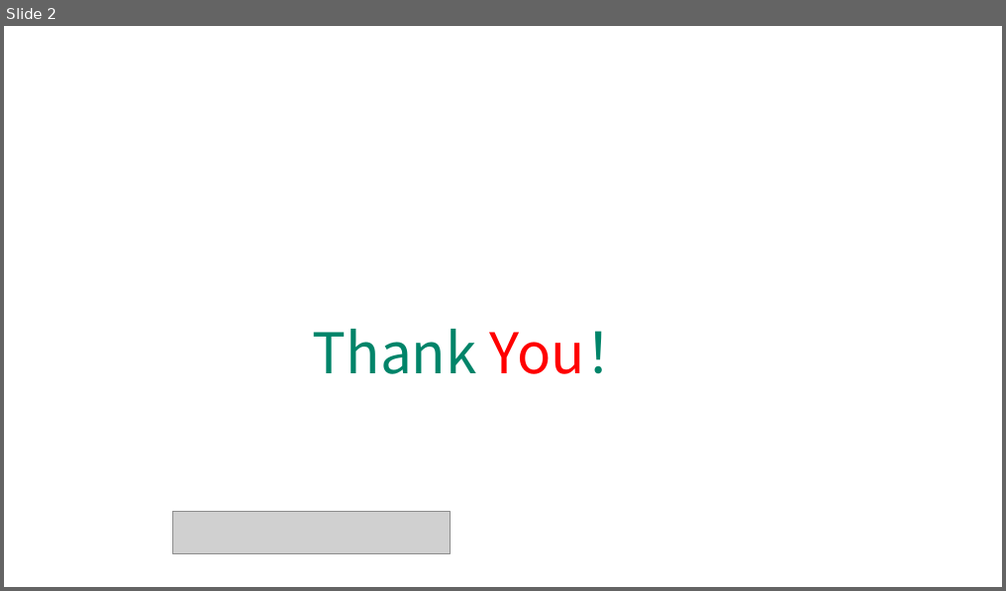
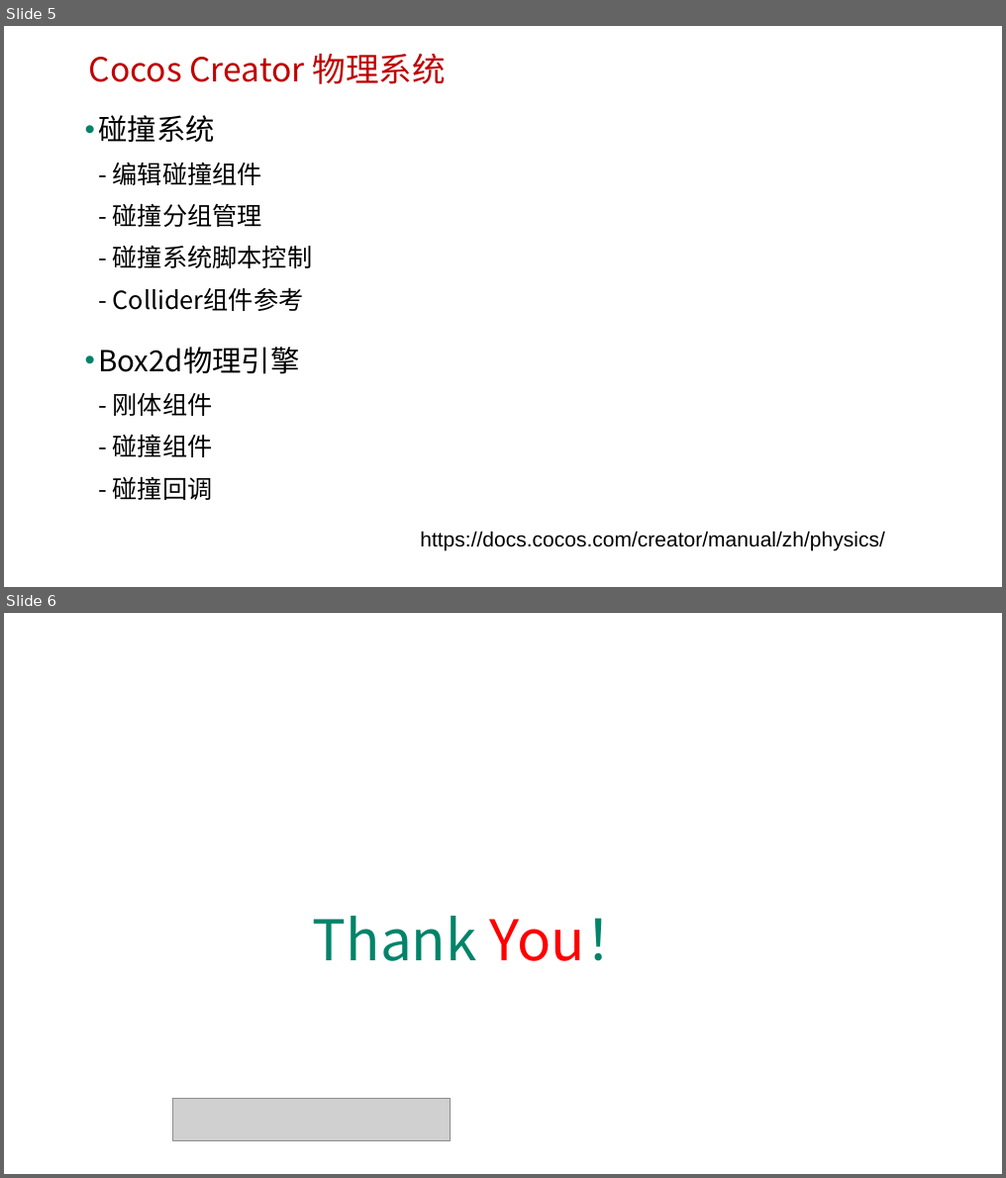
Before and after one commit to edu2act/course-H5-Animation-and-Game-Development, a slide deck: materials/slides/ch20.pptx. Shown one above the other, each under a label of ours: slide 2 before the commit, slides 5 and 6 after it. The pictures are 1006x591 and 1006x1178 pixels, drawn with LibreOffice and Linux fonts; fonts in the diff are those of the drawing; grey boxes stand for pictures; background and template pictures are left out. Boxes give left, top, right and bottom in pixels: in the first picture for what was removed or moved away, otherwise in the second. Text is boxed around its words. In the diff, an @@ line names an element or a change of style, - is before the commit and + after.

```diff
--- a/materials/slides/ch20.pptx
+++ b/materials/slides/ch20.pptx
@@ slide 5 added at (4,26,1002,587), background picture (left out) @@
@@ text added at (89,53,445,84), 32 pt, text #C00000 @@
+Cocos Creator 物理系统
@@ text added at (98,115,313,500), 24 pt, text #000000 @@
+• 碰撞系统
+  - 编辑碰撞组件
+  - 碰撞分组管理
+  - 碰撞系统脚本控制
+  - Collider组件参考
+• Box2d物理引擎
+  - 刚体组件
+  - 碰撞组件
+  - 碰撞回调
@@ text added at (420,531,885,552), 20 pt, text #000000 @@
+https://docs.cocos.com/creator/manual/zh/physics/
@@ what was slide 2 is now slide 6 @@
```
Also in this commit, not shown: 1 slide changed, 3 other slides added, 7 other files.
